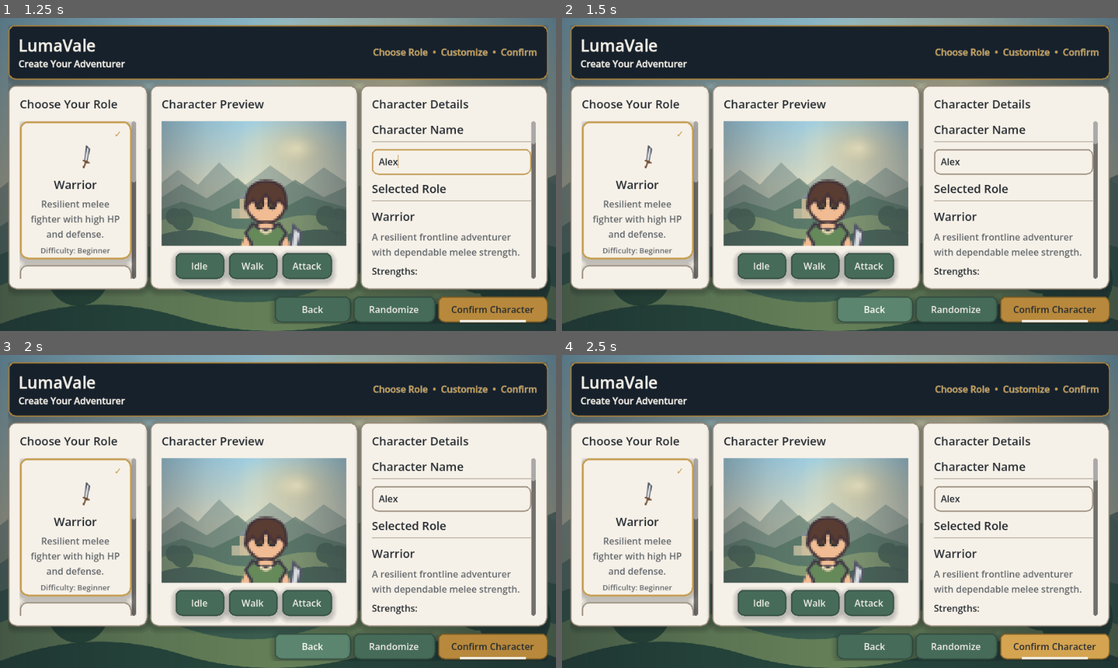
Above: before the commit, frames 1-4 (two rows, left to right).
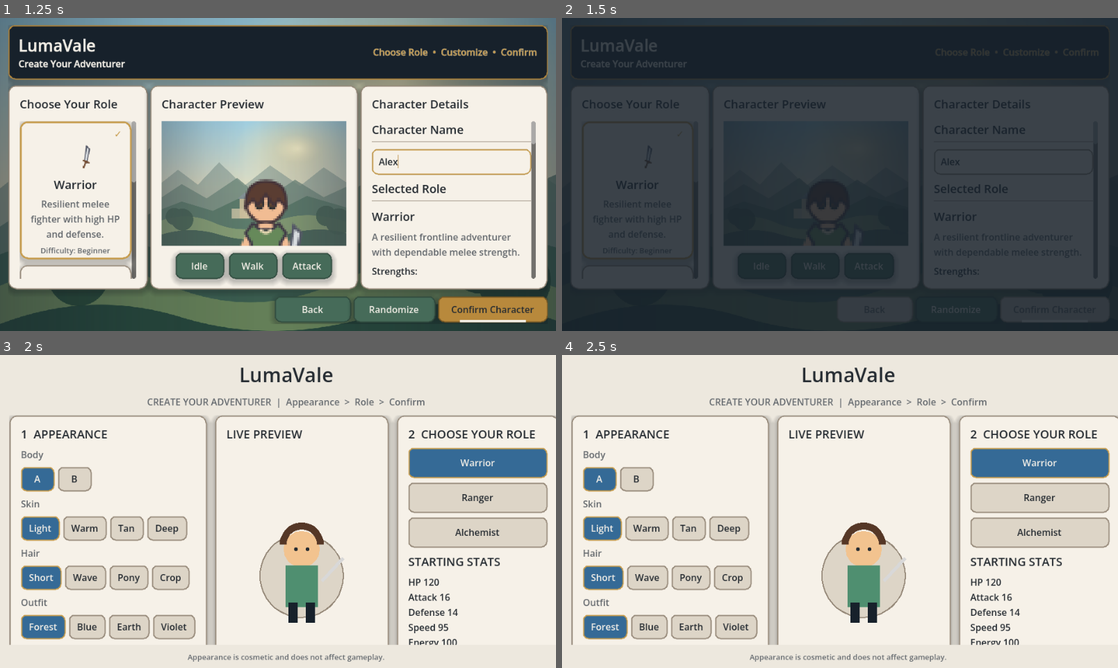
Above: after the commit, the same moments.

Repository: Sherryonline/lumavale
Game: Godot game, scene res://ui/screens/character_selection_v2.tscn
Same seed, same stepped clock (60 frames per second), same inputs: the game is played once before the commit and once after it. This scene is started directly instead of the project's main scene.
Inputs (mouse positions are in pixels of both pictures, inside the frame that each line leads up to):
- Up to frame 1 (1.25 s): click (450, 161) at 0.52 s; type "Alex" at 0.6 s
- Up to frame 2 (1.5 s): click "Back" at 1.25 s
- Up to frame 3 (2 s): no input
- Up to frame 4 (2.5 s): click (1056, 646) at 2 s, where only the run before the commit has a clickable "Confirm Character"

Frame 1 is identical in both runs. In frame 2, 82% of the frame differs, in the area x 0-100%, y 0-100%; in frame 3, 74%; in frame 4, 74%.

Commit message:
feat: apply selected character to gameplay

Diff:
--- a/scenes/player.tscn
+++ b/scenes/player.tscn
@@ -1,6 +1,7 @@
-[gd_scene load_steps=3 format=3]
+[gd_scene load_steps=4 format=3]
 
 [ext_resource type="Script" path="res://scripts/player.gd" id="1_player"]
+[ext_resource type="PackedScene" path="res://scenes/character/modular_character.tscn" id="2_character"]
 
 [sub_resource type="CapsuleShape2D" id="CapsuleShape2D_player"]
 radius = 9.0
@@ -13,6 +14,9 @@
 position = Vector2(0, 8)
 shape = SubResource("CapsuleShape2D_player")
 
+[node name="ModularCharacter" parent="." instance=ExtResource("2_character")]
+show_placeholder_when_empty = false
+
 [node name="Camera2D" type="Camera2D" parent="."]
 position_smoothing_enabled = true
 position_smoothing_speed = 6.0
--- /dev/null
+++ b/scripts/character/character_catalog.gd
@@ -0,0 +1,125 @@
+class_name CharacterCatalog
+extends RefCounted
+
+const BODY_A := preload("res://resources/appearance/body_a.tres")
+const BODY_B := preload("res://resources/appearance/body_b.tres")
+const HAIR_SHORT := preload("res://resources/appearance/hair_short.tres")
+const HAIR_WAVE := preload("res://resources/appearance/hair_wave.tres")
+const HAIR_PONY := preload("res://resources/appearance/hair_pony.tres")
+const HAIR_CROP := preload("res://resources/appearance/hair_crop.tres")
+const EYES_HAZEL := preload("res://resources/appearance/eyes_hazel.tres")
+const EYES_BLUE := preload("res://resources/appearance/eyes_blue.tres")
+const TOP_FOREST := preload("res://resources/appearance/top_forest.tres")
+const TOP_BLUE := preload("res://resources/appearance/top_blue.tres")
+const TOP_EARTH := preload("res://resources/appearance/top_earth.tres")
+const TOP_VIOLET := preload("res://resources/appearance/top_violet.tres")
+const BOTTOM_DARK := preload("res://resources/appearance/bottom_dark.tres")
+const BOTTOM_BROWN := preload("res://resources/appearance/bottom_brown.tres")
+const SHOES_BOOTS := preload("res://resources/appearance/shoes_boots.tres")
+const SHOES_LIGHT := preload("res://resources/appearance/shoes_light.tres")
+const ACCESSORY_NONE := preload("res://resources/appearance/accessory_none.tres")
+const ACCESSORY_LEAF := preload("res://resources/appearance/accessory_leaf.tres")
+const ACCESSORY_BAG := preload("res://resources/appearance/accessory_bag.tres")
+const WEAPON_SWORD := preload("res://resources/appearance/weapon_sword.tres")
+const WEAPON_BOW := preload("res://resources/appearance/weapon_bow.tres")
+const WEAPON_FLASK := preload("res://resources/appearance/weapon_flask.tres")
+const WARRIOR := preload("res://resources/roles/warrior.tres")
+
+
+static func resolve_appearance(item_id: StringName) -> AppearanceItem:
+	match item_id:
+		&"body_a":
+			return BODY_A as AppearanceItem
+		&"body_b":
+			return BODY_B as AppearanceItem
+		&"hair_short":
+			return HAIR_SHORT as AppearanceItem
+		&"hair_wave":
+			return HAIR_WAVE as AppearanceItem
+		&"hair_pony":
+			return HAIR_PONY as AppearanceItem
+		&"hair_crop":
+			return HAIR_CROP as AppearanceItem
+		&"eyes_hazel":
+			return EYES_HAZEL as AppearanceItem
+		&"eyes_blue":
+			return EYES_BLUE as AppearanceItem
+		&"top_forest":
+			return TOP_FOREST as AppearanceItem
+		&"top_blue":
+			return TOP_BLUE as AppearanceItem
+		&"top_earth":
+			return TOP_EARTH as AppearanceItem
+		&"top_violet":
+			return TOP_VIOLET as AppearanceItem
+		&"bottom_dark":
+			return BOTTOM_DARK as AppearanceItem
+		&"bottom_brown":
+			return BOTTOM_BROWN as AppearanceItem
+		&"shoes_boots":
+			return SHOES_BOOTS as AppearanceItem
+		&"shoes_light":
+			return SHOES_LIGHT as AppearanceItem
+		&"accessory_none":
+			return ACCESSORY_NONE as AppearanceItem
+		&"accessory_leaf":
+			return ACCESSORY_LEAF as AppearanceItem
+		&"accessory_bag":
+			return ACCESSORY_BAG as AppearanceItem
+		&"weapon_sword":
+			return WEAPON_SWORD as AppearanceItem
+		&"weapon_bow":
+			return WEAPON_BOW as AppearanceItem
+		&"weapon_flask":
+			return WEAPON_FLASK as AppearanceItem
+		_:
+			return null
+
+
+static func resolve_skin_color(color_id: StringName) -> Color:
+	match color_id:
+		&"skin_warm":
+			return Color("e9b98f")
+		&"skin_tan":
+			return Color("c98d68")
+		&"skin_deep":
+			return Color("94634f")
+		_:
+			return Color("fff2e5")
+
+
+static func resolve_hair_color(color_id: StringName) -> Color:
+	match color_id:
+		&"hair_ash":
+			return Color("c4c0bc")
+		&"hair_gold":
+			return Color("e6ba72")
+		&"hair_violet":
+			return Color("b7a2ca")
+		_:
+			return Color.WHITE
+
+
+static func default_character_data() -> Dictionary:
+	var warrior := WARRIOR as RoleData
+	return {
+		"name": "Adventurer",
+		"role": String(warrior.id),
+		"body": "body_a",
+		"skin_color": "skin_light",
+		"hair": "hair_short",
+		"hair_color": "hair_chestnut",
+		"eyes": "eyes_hazel",
+		"top": "top_forest",
+		"bottom": "bottom_dark",
+		"shoes": "shoes_boots",
+		"accessory": "accessory_none",
+		"weapon": String(warrior.starting_weapon.id),
+		"stats": {
+			"hp": warrior.hp,
+			"attack": warrior.attack,
+			"defense": warrior.defense,
+			"speed": warrior.speed,
+			"energy": warrior.energy,
+		},
+	}
--- a/scripts/character/modular_character.gd
+++ b/scripts/character/modular_character.gd
@@ -82,6 +82,17 @@
 	_sync_visible_layers()
 
 
+func has_animation(animation_name: StringName) -> bool:
+	for layer: AnimatedSprite2D in _layers:
+		if (
+			layer.sprite_frames != null
+			and layer.sprite_frames.has_animation(animation_name)
+			and layer.sprite_frames.get_frame_count(animation_name) > 0
+		):
+			return true
+	return false
+
+
 func set_body(item: AppearanceItem) -> void:
 	_set_single_layer(body, item)
 
--- a/scripts/player.gd
+++ b/scripts/player.gd
@@ -1,13 +1,33 @@
 class_name Player
 extends CharacterBody2D
+
+const CATALOG := preload("res://scripts/character/character_catalog.gd")
 
 @export var move_speed: float = 150.0
 
 var facing_direction := Vector2.DOWN
+var character_name: String = "Adventurer"
+var role_id: StringName = &"warrior"
+var max_hp: int = 0
+var hp: int = 0
+var attack: int = 0
+var defense: int = 0
+var speed_stat: int = 0
+var energy: int = 0
+
+@onready var collision_shape: CollisionShape2D = $CollisionShape2D
+@onready var modular_character: ModularCharacter = $ModularCharacter
+@onready var camera: Camera2D = $Camera2D
 
 
 func _ready() -> void:
-	queue_redraw()
+	var session_data := GameSession.get_character_data()
+	if session_data.is_empty():
+		session_data = CATALOG.default_character_data()
+		if OS.is_debug_build():
+			push_warning("GameSession is empty; using the default Warrior character.")
+	apply_character_data(_with_defaults(session_data))
+	modular_character.play_animation(&"idle_down")
 
 
 func _physics_process(_delta: float) -> void:
@@ -29,25 +49,80 @@
 		facing_direction = input_direction
 
 	move_and_slide()
-	queue_redraw()
+	_play_movement_animation(&"walk" if input_direction != Vector2.ZERO else &"idle")
 
 
-func _draw() -> void:
-	_draw_ellipse(Vector2(0, 13), Vector2(12, 5), Color(0.02, 0.03, 0.03, 0.28))
-	draw_rect(Rect2(-9, 3, 18, 20), Color("4f8f70"), true)
-	draw_rect(Rect2(-8, 20, 6, 9), Color("35475e"), true)
-	draw_rect(Rect2(2, 20, 6, 9), Color("35475e"), true)
-	draw_circle(Vector2.ZERO, 11.0, Color("e6b87a"))
-	draw_arc(Vector2(0, -2), 11.0, PI, TAU, 18, Color("5b3a29"), 5.0)
+func apply_character_data(data: Dictionary) -> void:
+	character_name = str(data.get("name", "Adventurer"))
+	role_id = StringName(str(data.get("role", "warrior")))
 
-	var eye_offset := facing_direction.normalized() * 2.0
-	draw_circle(Vector2(-3, 0) + eye_offset, 1.3, Color("1d2523"))
-	draw_circle(Vector2(3, 0) + eye_offset, 1.3, Color("1d2523"))
+	modular_character.set_body(_resolve_or_default(data, &"body", &"body_a"))
+	modular_character.set_hair(_resolve_or_default(data, &"hair", &"hair_short"))
+	modular_character.set_eyes(_resolve_or_default(data, &"eyes", &"eyes_hazel"))
+	modular_character.set_top(_resolve_or_default(data, &"top", &"top_forest"))
+	modular_character.set_bottom(_resolve_or_default(data, &"bottom", &"bottom_dark"))
+	modular_character.set_shoes(_resolve_or_default(data, &"shoes", &"shoes_boots"))
+	modular_character.set_accessory(
+		_resolve_or_default(data, &"accessory", &"accessory_none")
+	)
+	modular_character.set_weapon(_resolve_or_default(data, &"weapon", &"weapon_sword"))
+	modular_character.body.self_modulate = CATALOG.resolve_skin_color(
+		StringName(str(data.get("skin_color", "skin_light")))
+	)
+	modular_character.hair.self_modulate = CATALOG.resolve_hair_color(
+		StringName(str(data.get("hair_color", "hair_chestnut")))
+	)
+
+	var stats_value: Variant = data.get("stats", {})
+	var stats: Dictionary = stats_value as Dictionary if stats_value is Dictionary else {}
+	max_hp = int(stats.get("hp", 0))
+	hp = max_hp
+	attack = int(stats.get("attack", 0))
+	defense = int(stats.get("defense", 0))
+	speed_stat = int(stats.get("speed", 0))
+	energy = int(stats.get("energy", 0))
 
 
-func _draw_ellipse(center: Vector2, radius: Vector2, color: Color) -> void:
-	var points := PackedVector2Array()
-	for index in range(24):
-		var angle := TAU * float(index) / 24.0
-		points.append(center + Vector2(cos(angle) * radius.x, sin(angle) * radius.y))
-	draw_colored_polygon(points, color)
+func _with_defaults(data: Dictionary) -> Dictionary:
+	var result: Dictionary = CATALOG.default_character_data()
+	var default_stats := result["stats"] as Dictionary
+	for key: Variant in data:
+		if key == "stats":
+			continue
+		result[key] = data[key]
+	var stats_value: Variant = data.get("stats", {})
+	if stats_value is Dictionary:
+		default_stats.merge(stats_value as Dictionary, true)
+	result["stats"] = default_stats
+	return result
+
+
+func _resolve_or_default(
+	data: Dictionary,
+	key: StringName,
+	fallback_id: StringName
+) -> AppearanceItem:
+	var item_id := StringName(str(data.get(String(key), String(fallback_id))))
+	var item: AppearanceItem = CATALOG.resolve_appearance(item_id)
+	if item != null:
+		return item
+	return CATALOG.resolve_appearance(fallback_id)
+
+
+func _play_movement_animation(state: StringName) -> void:
+	var direction_name := _direction_name(facing_direction)
+	var requested := StringName("%s_%s" % [state, direction_name])
+	var fallback := StringName("%s_down" % state)
+	var animation := requested
+	if not modular_character.has_animation(animation):
+		animation = fallback
+	if not modular_character.has_animation(animation):
+		animation = &"idle_down"
+	if modular_character.current_animation != animation:
+		modular_character.play_animation(animation)
+
+
+func _direction_name(direction: Vector2) -> String:
+	if absf(direction.x) > absf(direction.y):
+		return "right" if direction.x > 0.0 else "left"
+	return "down" if direction.y >= 0.0 else "up"
--- a/ui/screens/character_selection_v2.gd
+++ b/ui/screens/character_selection_v2.gd
@@ -12,6 +12,9 @@
 const ROLE_CARD_SCENE := preload("res://ui/components/role_card.tscn")
 const APPEARANCE_OPTION_SCENE := preload("res://ui/components/appearance_option.tscn")
 const SECTION_HEADER_SCENE := preload("res://ui/components/section_header.tscn")
+const MAIN_SCENE_PATH := "res://scenes/main.tscn"
+const BACK_SCENE_PATH := "res://scenes/character_creation.tscn"
+const TRANSITION_DURATION := 0.20
 
 const WARRIOR := preload("res://resources/roles/warrior.tres")
 const RANGER := preload("res://resources/roles/ranger.tres")
@@ -107,6 +110,7 @@
 var _option_cards: Dictionary = {}
 var _role_cards: Dictionary = {}
 var _random := RandomNumberGenerator.new()
+var _transitioning: bool = false
 
 @onready var background_overlay: ColorRect = $BackgroundOverlay
 @onready var preview_tint: ColorRect = %PreviewTint
@@ -142,7 +146,7 @@
 	background_overlay.color = Color(T.BACKGROUND_DEEP, 0.12)
 	preview_tint.color = Color(T.SURFACE_PRIMARY, 0.16)
 	floor_shadow.color = T.SHADOW
-	transition_layer.color = T.BACKGROUND_DEEP
+	transition_layer.color = Color(T.BACKGROUND_DEEP, 0.0)
 	name_validation_message.add_theme_color_override(&"font_color", T.DANGER)
 
 
@@ -150,6 +154,8 @@
 	appearance_option_selected.connect(select_appearance)
 	role_option_selected.connect(select_role)
 	randomize_button.pressed.connect(randomize_appearance)
+	confirm_button.pressed.connect(_on_confirm_pressed)
+	%BackButton.pressed.connect(_on_back_pressed)
 	character_name.text_changed.connect(_on_character_name_changed)
 	character_name.focus_exited.connect(_trim_character_name)
 
@@ -458,6 +464,32 @@
 	return form_is_valid
 
 
+func build_character_data() -> Dictionary:
+	if not validate_form():
+		return {}
+	return {
+		"name": character_name.text.strip_edges(),
+		"role": String(selected_role.id),
+		"body": String(selected_body.id),
+		"skin_color": String(selected_skin_color),
+		"hair": String(selected_hair.id),
+		"hair_color": String(selected_hair_color),
+		"eyes": String(selected_eyes.id),
+		"top": String(selected_top.id),
+		"bottom": String(selected_bottom.id),
+		"shoes": String(selected_shoes.id),
+		"accessory": String(selected_accessory.id),
+		"weapon": String(selected_role.starting_weapon.id),
+		"stats": {
+			"hp": selected_role.hp,
+			"attack": selected_role.attack,
+			"defense": selected_role.defense,
+			"speed": selected_role.speed,
+			"energy": selected_role.energy,
+		},
+	}
+
+
 func _initialize_character_preview() -> void:
 	update_preview(&"all")
 	preview_character.play_animation(&"idle_down")
@@ -543,6 +575,54 @@
 	validate_form()
 
 
+func _on_confirm_pressed() -> void:
+	if _transitioning:
+		return
+	_trim_character_name()
+	var data := build_character_data()
+	if data.is_empty():
+		character_name.grab_focus()
+		return
+	GameSession.set_character_data(data)
+	_transition_to_scene(MAIN_SCENE_PATH)
+
+
+func _on_back_pressed() -> void:
+	if _transitioning:
+		return
+	_transition_to_scene(BACK_SCENE_PATH)
+
+
+func _transition_to_scene(scene_path: String) -> void:
+	_transitioning = true
+	confirm_button.disabled = true
+	%BackButton.disabled = true
+	transition_layer.visible = true
+	transition_layer.color = Color(T.BACKGROUND_DEEP, 0.0)
+
+	if not ThemeManager.reduced_motion:
+		var tween := create_tween()
+		tween.set_trans(Tween.TRANS_QUAD).set_ease(Tween.EASE_IN)
+		tween.tween_property(
+			transition_layer,
+			"color:a",
+			1.0,
+			TRANSITION_DURATION
+		)
+		await tween.finished
+	else:
+		transition_layer.color.a = 1.0
+		await get_tree().process_frame
+
+	var change_error := get_tree().change_scene_to_file(scene_path)
+	if change_error != OK:
+		push_error("Unable to change scene to %s (error %s)." % [scene_path, change_error])
+		_transitioning = false
+		transition_layer.visible = false
+		%BackButton.disabled = false
+		validate_form()
+
+
 func _trim_character_name() -> void:
 	var trimmed_name := character_name.text.strip_edges()
 	if character_name.text != trimmed_name:
Not shown, added: scripts/character/character_catalog.gd.uid
